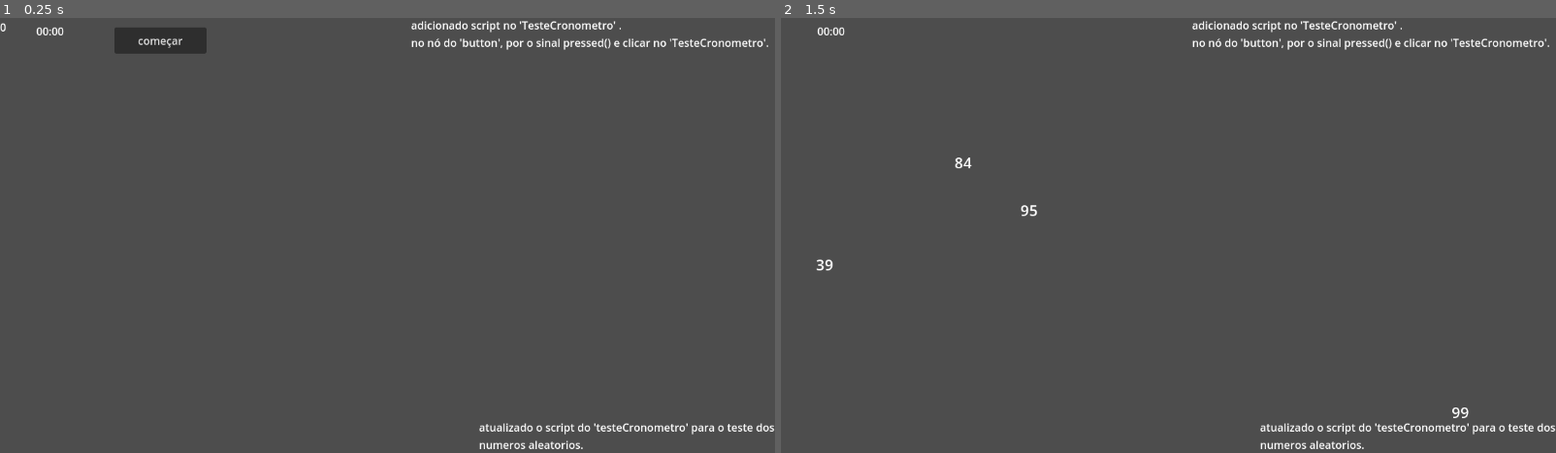
Above: before the commit, frames 1-2 (left to right).
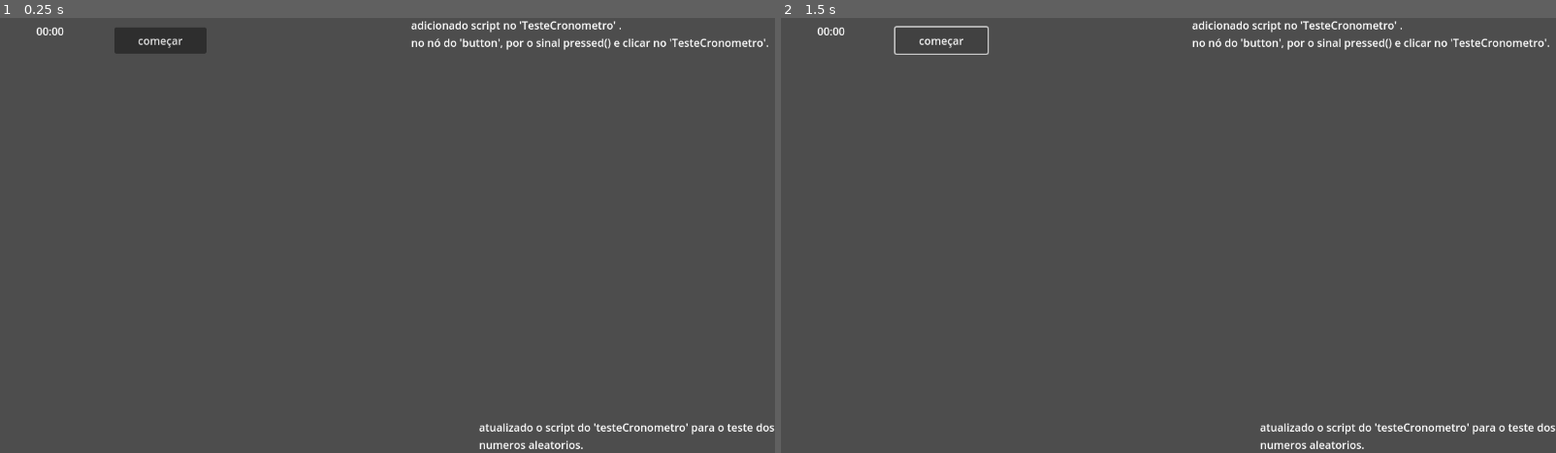
Above: after the commit, the same moments.

Repository: RochaJoaos/divisnake
Game: Godot game, scene res://UI/cronometro/teste_cronometro.tscn
Same seed, same stepped clock (60 frames per second), same inputs: the game is played once before the commit and once after it. This scene is started directly instead of the project's main scene.
Inputs (mouse positions are in pixels of both pictures, inside the frame that each line leads up to):
- Up to frame 1 (0.25 s): no input
- Up to frame 2 (1.5 s): click "começar" at 0.5 s; click (943, 39) at 1.25 s, where only the run after the commit has a clickable "começar"

The runs differ from the first frame. In frame 1, less than 0.1% of the frame differs, in the area x 0-1%, y 1-4%; in frame 2, 0.3%, in the area x 4-89%, y 1-92%.
Error after the commit: Invalid call to function 'gerar' in base 'Node2D (numeros.gd)'. Expected 1 arguments. (res://UI/cronometro/teste_cronometro.gd:12)

Commit message:
programação regra divisao e pivo
tambem feito a mecanica de estar certo ou errado para o teste.

Diff:
--- a/numeros/aleatorios/numeros.gd
+++ b/numeros/aleatorios/numeros.gd
@@ -1,35 +1,88 @@
 extends Node2D
 
-@export var qtd:int = 4
-@export var min_val:int = 1
-@export var max_val:int = 100
-@export var margem:int = 40
+signal numero_clicado(valor:int)
 
-var valores: Array[int] = []
+@export var qtd:int = 6 # determina a quatidade para os numeros em tela
+@export var min_val:int = 2  # valor minimo de numeros (para os errados)
+@export var max_val:int = 60 # maximo de numeros (para os errados)
+@export var margem:int = 40  # bota uma margem pra longe das bordas
+@export var proporcao_corretos: float = 0.33       # 33% corretos ou seja de 6 numeros, 2 são certos
 
-#func _ready() -> void:
-#	gerar()
+var valores: Array[int] = []   # números exibidos atualmente
 
 func limpar() -> void:
-	for c in get_children():
-		c.queue_free()
-	valores.clear()
+	for c in get_children(): #pega os nós filhos
+		c.queue_free() 		 # limpa da tela
+	valores.clear()			 # limpa da lista do "valores"
 
-func gerar() -> void:
-	limpar()
-	var tela := get_viewport_rect().size
-	for i in qtd:
-		var v := randi_range(min_val, max_val)
-		valores.append(v)
+# gera números com base no pivô
+func gerar(pivo:int) -> void:
+	limpar() # sempre chama o limpar antes de gerar novos numeros
 
-		var lbl := Label.new()
-		lbl.text = str(v)
-		lbl.add_theme_font_size_override("font_size", 22)
+	var tela := get_viewport_rect().size # pega o tamanho da tela
+	var corretos := _divisores_de(pivo) # coloca os n° corretos na variavel corretos
+
+	if corretos.is_empty():
+		push_warning("Nenhum divisor encontrado para o pivô") # caso nao tenha divisor(numero primo)
+		return
+
+	#decide quantos corretos vao aparecer na tela
+	var corretos_na_tela: int = int(round(qtd * proporcao_corretos)) # qtd * proporção = 2
+	corretos.shuffle() # embaralha a lista de corretos
+
+	# os numeros corretos esolhidos pega os dois primeiros da lista depois de embaralhados
+	var escolhidos_corretos := corretos.slice(0, min(corretos_na_tela, corretos.size()))
+
+	# define que os numeros errados sempre estao menor que o pivo e maior ou igual a 2
+	var min_possiveis_numeros:int = 2
+	var max_possiveis_numeros:int = pivo - 1
+
+	# junta corretos + errados
+	var opcoes: Array[int] = [] # primeiro cria a lista vazia
+	opcoes.append_array(escolhidos_corretos) # 1° coloca todos os valores do escolhidos_corretos dentro de opções
+
+	while opcoes.size() < qtd: # enquanto opçoes que por enquanto tem 2 valores, ainda for menor que qtd (6):
+		var possiveis_numeros := randi_range(min_possiveis_numeros, max_possiveis_numeros) # sorteia um numero
+		if possiveis_numeros in opcoes: # se o numero sorteado ja estiver em opções:
+			continue # ignora
+		if pivo % possiveis_numeros != 0:   # garante que nao seja numero correto
+			opcoes.append(possiveis_numeros) # adiciona em opções
+
+	opcoes.shuffle() # embaralha opções
+	valores = opcoes.duplicate() # aqui salva as opções na variavel valores
+
+	# cria as labels e deixa clicáveis para o teste
+	for v in opcoes: #pra cada valor em opcoes:
+		var lbl := Label.new() #nova label
+		lbl.text = str(v) # texto da label é o 'valor'
+		lbl.add_theme_font_size_override("font_size", 22) # tamanho da fonte
+		# vai colocar o texto respeitando o tamanho da tela e margem
 		lbl.position = Vector2(
 			randf_range(margem, tela.x - margem),
 			randf_range(margem, tela.y - margem)
 		)
-		add_child(lbl)
 
+		lbl.mouse_filter = Control.MOUSE_FILTER_STOP # pro mouse reconhecer o label
+		lbl.mouse_default_cursor_shape = Control.CURSOR_POINTING_HAND # cursor muda pra mãozinha
+		# quando o label é clicado com o mouse, emite o sinal numero_clicado junto com o valor dele.
+		lbl.gui_input.connect(func(event: InputEvent) -> void:
+	#se o evento é um clique do mouse e quando acaba de ser clicado e se foi o botao esquerdo do mouse:
+			if event is InputEventMouseButton and event.pressed and event.button_index == MOUSE_BUTTON_LEFT:
+				numero_clicado.emit(v) # emite o sinal com o valor 'v'
+		)
+
+		add_child(lbl) # adiciona esse label como nó filho do node2d
+
+# retorna os valores atuais na tela
 func get_valores() -> Array[int]:
 	return valores.duplicate()
+
+# calcula divisores
+func _divisores_de(pivo:int) -> Array[int]:
+	var ds: Array[int] = [] # define a variavel ds uma lista ainda vazia
+	#para d em 2 ate o numero do pivo: faz a logica de divisao e adiciona na lista
+	for d in range(2, pivo): # se quiser incluir o pivo tbm: pivo + 1
+		if pivo % d == 0: # logica de divisao
+			ds.append(d) #adiciona na lista
+
+	return ds # retorna a lista de todos os divisores desse pivo.
--- a/numeros/aleatorios/numeros.tscn
+++ b/numeros/aleatorios/numeros.tscn
@@ -8,4 +8,5 @@
 [node name="Label" type="Label" parent="."]
 offset_right = 40.0
 offset_bottom = 23.0
-text = "0"
+
+[connection signal="numero_clicado" from="." to="." method="_on_numero_clicado"]
--- /dev/null
+++ b/scenes/game/main.gd
@@ -0,0 +1,85 @@
+extends Node2D
+
+@export var pivo_min:int = 10 # valor mínimo do pivô
+@export var pivo_max:int = 60 # valor máximo do pivô
+
+@onready var numeros :=  $Numeros         # referência para o node "numbers" (script dos números em tela)
+@onready var cronometro := $Cronometro # referência para o cronômetro
+@onready var pivo: Label = $Label_pivo    # referencia para a label que mostra o valor do pivô
+@onready var resultado_label: Label = $Label_resultado # referência para a label que mostra "Correto" ou "Errado"
+
+var pivo_atual: int = 0      # guarda o valor do pivô sorteado atualmente
+var jogo_iniciado := false   # pra saber se o jogo já começou
+
+func _ready() -> void:
+	randomize() # embaralha o gerador de números aleatórios pra evitar repetições
+	numeros.limpar() # limpa qualquer número que esteja na tela (pegando a função do scrript do numeros)
+	if is_instance_valid(pivo): # se o label do pivô existe
+		pivo.text = ""
+
+func _on_button_pressed() -> void: # quando o botao de começar é clicado
+	if jogo_iniciado: return # se ja começou sai
+	jogo_iniciado = true # se nn o jogo_iniciado é dado como verdadeiro
+
+	cronometro.start() # start é a função no script do cronometro que diz pra começar o cronometro
+	_sortear_pivo() # chama a função para sortear o pivo
+	numeros.gerar(pivo_atual) # chama o gerar do numeros com o pivo q foi sorteado antes
+	_atualizar_pivo_ui() # chama a função pra atualizar o texto e label do pivo.
+
+	$Button.disabled = true # desabilita o botao de começar pra nn poder mais clicar
+	$Button.visible  = false # deixa invisivel
+
+#sinal do numbers, sempre quando clicado ele chama 'on_numero_comido(valor)'
+func _on_numeros_numero_clicado(valor: int) -> void:
+	on_numero_comido(valor)
+
+
+func on_numero_comido(valor:int) -> void:
+	if not jogo_iniciado: return # se nn começou o jogo entao sai
+
+	#Checa se é correto ou errado e mostra no label
+	var acertou := _e_divisor(valor, pivo_atual)
+	if is_instance_valid(resultado_label):
+		if acertou:
+			resultado_label.text = "Correto!"
+			resultado_label.modulate = Color(0, 1, 0)   # muda a cor pra verde
+		else:
+			resultado_label.text = "Errado!"
+			resultado_label.modulate = Color(1, 0, 0)   #muda a cor pra vermelho
+
+	# agora troca o pivô e renova os números
+	_sortear_pivo() #sorteia o pivo
+	numeros.gerar(pivo_atual) # gera os numeros aleatórios de novo
+	_atualizar_pivo_ui() # atualiza o texto do label do pivo
+
+
+func _sortear_pivo() -> void:
+	var tentativas := 0 # um contador de tentativas
+	while true: # enquanto for verdadeiro:
+		var n := randi_range(pivo_min, pivo_max) #sorteia um numero entre o intervalo definido no topo
+		if n > 3 and not _num_primo(n):   # garante maior ou igual a 4 e que nao seja primo
+			pivo_atual = n # se entrar entao é valido, e entao o pivo é guardado e sai do while.
+			break
+		tentativas += 1 # contando as tentativas sse nao passou do if acima
+		if tentativas > 100:    # se por acaso passar de 100 tentativas :
+			pivo_atual = 4      # o pivo entao vira 4 como plano b
+			break
+
+func _num_primo(n:int) -> bool: # funcao q retorna true se o 'n' for primo
+	if n <= 1: return false # 0 e 1 nao sao primos
+	if n <= 3: return true # 2 e 3 sao primos
+	if n % 2 == 0 or n % 3 == 0: return false # se sao multiplos de 2 e 3 retorna false
+	var i := 5 # comeca a testar os divisores a partir do 5
+
+	while i * i <= n: #uma logica louca pra ver se é primo ou nao
+		if n % i == 0 or n % (i + 2) == 0:
+			return false
+		i += 6
+	return true
+
+func _atualizar_pivo_ui() -> void: # atualiza o label do pivo com o numero novo
+	if is_instance_valid(pivo):
+		pivo.text = "Pivô: %d" % pivo_atual
+
+func _e_divisor(valor:int, pivo:int) -> bool: #retorna true se o valor é divisor do pivo
+	return valor != 0 and pivo % valor == 0  #garante que nao seja zero e ve se é divisor
--- /dev/null
+++ b/scenes/game/main.tscn
@@ -0,0 +1,40 @@
+[gd_scene load_steps=4 format=3 uid="uid://uwff1ssnabtx"]
+
+[ext_resource type="Script" uid="uid://cvknx7swx61ss" path="res://scenes/game/main.gd" id="1_llaio"]
+[ext_resource type="PackedScene" uid="uid://df0u1w33tqsat" path="res://UI/cronometro/cronometro.tscn" id="2_yd8kv"]
+[ext_resource type="PackedScene" uid="uid://d3vn26aqpjq3s" path="res://numeros/aleatorios/numeros.tscn" id="3_uaf1y"]
+
+[node name="Main" type="Node2D"]
+script = ExtResource("1_llaio")
+
+[node name="Button" type="Button" parent="."]
+offset_left = 24.0
+offset_top = 11.0
+offset_right = 150.0
+offset_bottom = 53.0
+text = "Começar
+"
+
+[node name="Cronometro" parent="." instance=ExtResource("2_yd8kv")]
+offset_left = 530.0
+offset_top = 8.0
+offset_right = 608.0
+offset_bottom = 33.0
+
+[node name="Label_pivo" type="Label" parent="."]
+offset_left = 625.0
+offset_top = 13.0
+offset_right = 665.0
+offset_bottom = 36.0
+
+[node name="Numeros" parent="." instance=ExtResource("3_uaf1y")]
+position = Vector2(3, 2)
+
+[node name="Label_resultado" type="Label" parent="."]
+offset_left = 430.0
+offset_top = 8.0
+offset_right = 470.0
+offset_bottom = 31.0
+
+[connection signal="pressed" from="Button" to="." method="_on_button_pressed"]
+[connection signal="numero_clicado" from="Numeros" to="." method="_on_numeros_numero_clicado"]
Not shown: 1 places in scenes/Menuinicial.tscn that only renumber resources
Not shown, added: scenes/game/main.gd.uid
